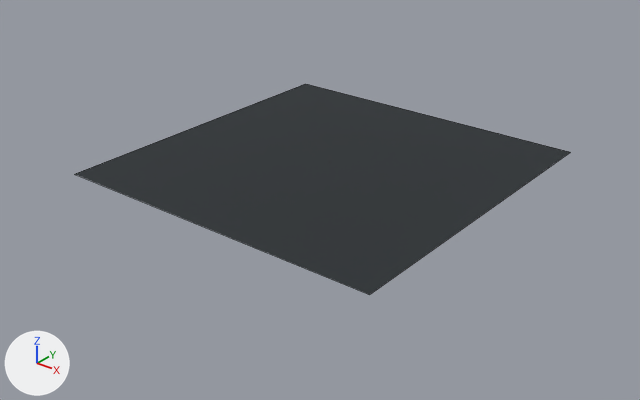
An edit to the Blender file assets/blender/rock_b.blend, drawn before and after from the same camera.
One viewpoint serves both versions: a camera (50 mm lens) standing at (627.0, -802.0, 441.0) and looking at (4.0, -24.0, -42.0). Arrows for +X, +Y and +Z are at lower left; the lights stay in place. The older version comes first. Mesh edges are drawn as thin lines on the coarser meshes.

In view in the first picture: 'preview_floor'.
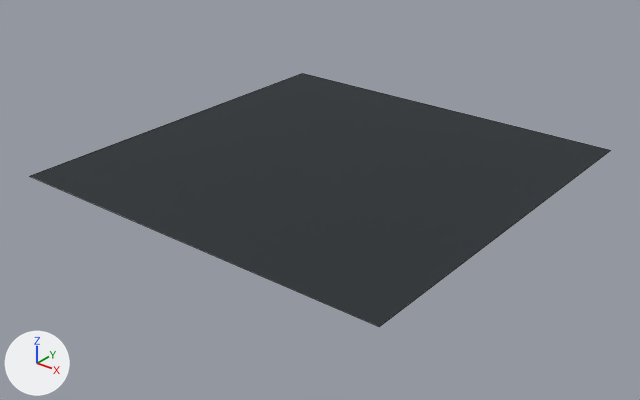
Changed parts and their boxes [x1, y1, x2, y2] in the pictures (640 x 400 px):
'preview_floor', reshaped (17% wider, 20% taller)
    before: [75, 84, 570, 295]
    after: [30, 73, 611, 327]

Patch to the scene script:
```diff
--- a/assets/blender/rock_b.blend.py
+++ b/assets/blender/rock_b.blend.py
@@ me_plane @@
 # used by ob_preview_floor; location = (0.0, 0.0, 0.0)
-me_plane.from_pydata(...)  # 4 vertices, 1 face; spans x -220.0..220.0, y -220.0..220.0, z 0.0
-me_plane.vertices[0].co = (-220.0, -220.0, 0.0)  # pixel (74, 174)
-me_plane.vertices[1].co = (220.0, -220.0, 0.0)  # pixel (369, 294)
-me_plane.vertices[2].co = (-220.0, 220.0, 0.0)  # pixel (305, 83)
-me_plane.vertices[3].co = (220.0, 220.0, 0.0)  # pixel (570, 152)
+me_plane.from_pydata(...)  # 4 vertices, 1 face; spans x -258.0..258.0, y -258.0..258.0, z 0.0
+# me_plane part 1
+me_plane.vertices[0].co = (-258.0, -258.0, 0.0)  # pixel (29, 176)
+me_plane.vertices[1].co = (258.0, -258.0, 0.0)  # pixel (379, 326)
+me_plane.vertices[2].co = (-258.0, 258.0, 0.0)  # pixel (302, 73)
+me_plane.vertices[3].co = (258.0, 258.0, 0.0)  # pixel (610, 150)
 me_plane.materials.append(mat_coal)
```
